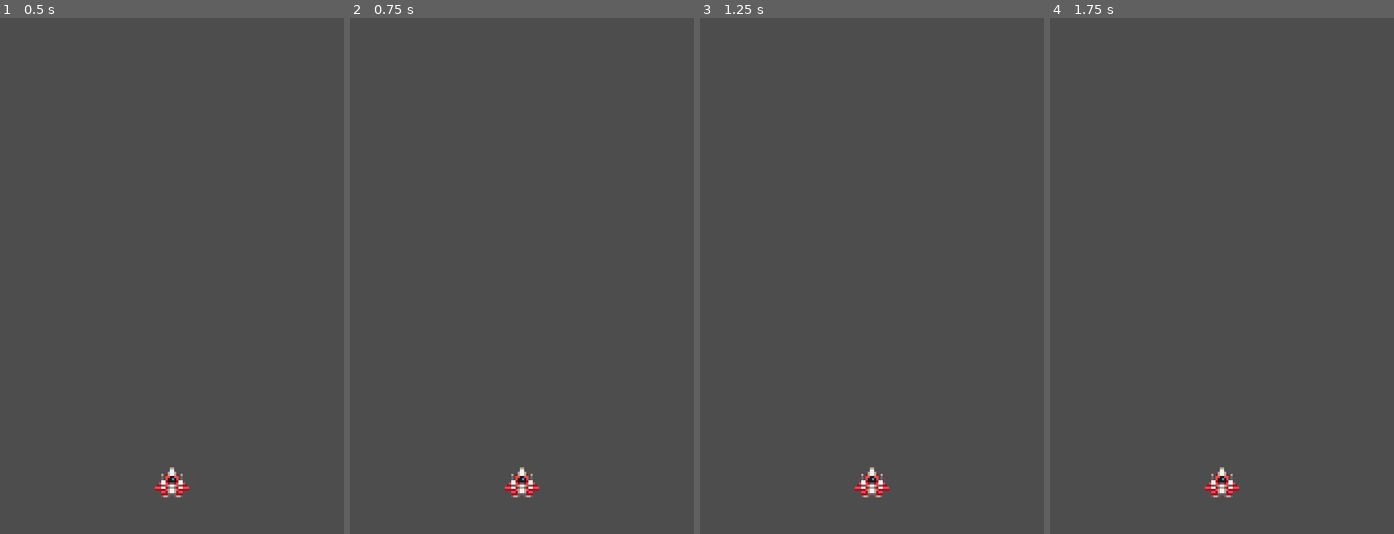
Above: before the commit, frames 1-4 (left to right).
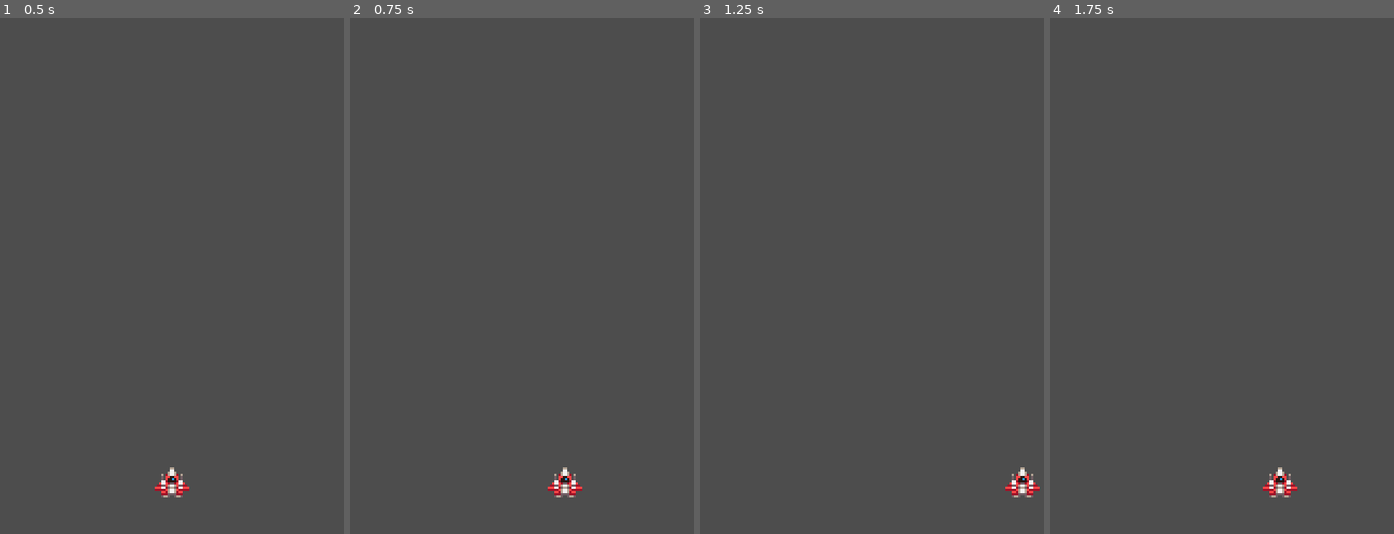
Above: after the commit, the same moments.

Repository: brunobmello25/godot-space-shooters
Game: Godot game, scene res://scenes/world/world.tscn
Two runs of this game, one before a commit and one after it. Both use one fixed random seed, a clock stepped at 60 frames per second and the inputs below.
Inputs:
- Up to frame 1 (0.5 s): no input
- Up to frame 2 (0.75 s): tap Enter at 0.5 s; hold Right (ui_right) from 0.53 s (still down)
- Up to frame 3 (1.25 s): keep holding Right (ui_right)
- Up to frame 4 (1.75 s): release Right (ui_right) at 1.28 s; hold Left (ui_left) from 1.28 s (still down)

Frame 1 is identical in both runs. In frame 2, 0.7% of the frame differs, in the area x 45-68%, y 87-93%; in frame 3, 0.7%; in frame 4, 0.7%.

Commit message:
move, move_input, move_stats and move_clamp components

Diff:
--- a/components/move.gd
+++ b/components/move.gd
@@ -1,12 +1,9 @@
 class_name MoveComponent
 extends Node
 
-
-# Called when the node enters the scene tree for the first time.
-func _ready():
-	pass  # Replace with function body.
+@export var actor: Node2D
+@export var velocity: Vector2
 
 
-# Called every frame. 'delta' is the elapsed time since the previous frame.
-func _process(delta):
-	pass
+func _process(delta: float) -> void:
+	actor.translate(velocity * delta)
--- /dev/null
+++ b/components/move_input.gd
@@ -0,0 +1,11 @@
+class_name MoveInputComponent
+extends Node
+
+@export var move_stats: MoveStats
+@export var move_component: MoveComponent
+
+
+func _input(_event: InputEvent) -> void:
+	var input_axis = Input.get_axis("ui_left", "ui_right")
+
+	move_component.velocity = Vector2(input_axis * move_stats.speed, 0)
--- /dev/null
+++ b/components/move_stats.gd
@@ -0,0 +1,4 @@
+class_name MoveStats
+extends Resource
+
+@export var speed: int = 100
--- a/scenes/ship/ship.tscn
+++ b/scenes/ship/ship.tscn
@@ -1,6 +1,10 @@
-[gd_scene load_steps=6 format=3 uid="uid://cxgqf1h62jexd"]
+[gd_scene load_steps=10 format=3 uid="uid://cxgqf1h62jexd"]
 
 [ext_resource type="Texture2D" uid="uid://blch34xqajpk2" path="res://assets/ship.png" id="1_ibxgk"]
+[ext_resource type="Script" path="res://components/move.gd" id="2_8i2xl"]
+[ext_resource type="Script" path="res://components/move_input.gd" id="3_kacle"]
+[ext_resource type="Resource" uid="uid://b84xyxhuawutp" path="res://scenes/ship/ship_move_stats.tres" id="4_04ec1"]
+[ext_resource type="Script" path="res://components/position_clamp.gd" id="5_0icrk"]
 
 [sub_resource type="AtlasTexture" id="AtlasTexture_3arjd"]
 atlas = ExtResource("1_ibxgk")
@@ -46,3 +50,16 @@
 [node name="AnimatedSprite2D" type="AnimatedSprite2D" parent="."]
 sprite_frames = SubResource("SpriteFrames_0maqo")
 animation = &"center"
+
+[node name="MoveComponent" type="Node" parent="." node_paths=PackedStringArray("actor")]
+script = ExtResource("2_8i2xl")
+actor = NodePath("..")
+
+[node name="MoveInputComponent" type="Node" parent="." node_paths=PackedStringArray("move_component")]
+script = ExtResource("3_kacle")
+move_stats = ExtResource("4_04ec1")
+move_component = NodePath("../MoveComponent")
+
+[node name="PositionClampComponent" type="Node2D" parent="." node_paths=PackedStringArray("actor")]
+script = ExtResource("5_0icrk")
+actor = NodePath("..")
--- /dev/null
+++ b/scenes/ship/ship_move_stats.tres
@@ -0,0 +1,7 @@
+[gd_resource type="Resource" script_class="MoveStats" load_steps=2 format=3 uid="uid://b84xyxhuawutp"]
+
+[ext_resource type="Script" path="res://components/move_stats.gd" id="1_b3mtt"]
+
+[resource]
+script = ExtResource("1_b3mtt")
+speed = 100
